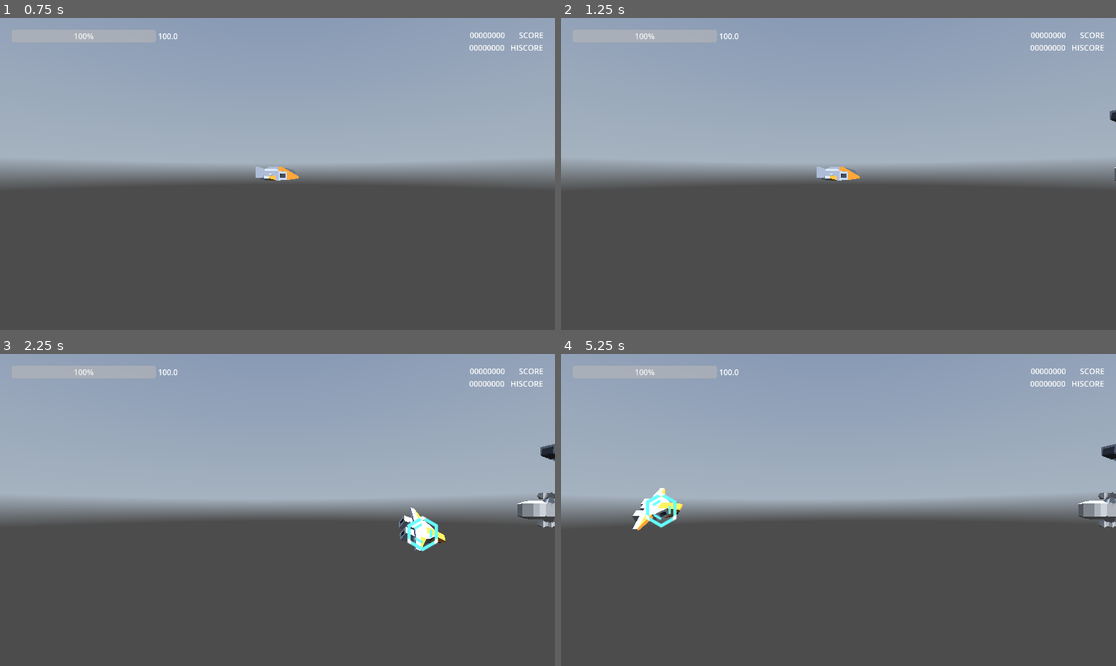
Above: before the commit, frames 1-4 (two rows, left to right).
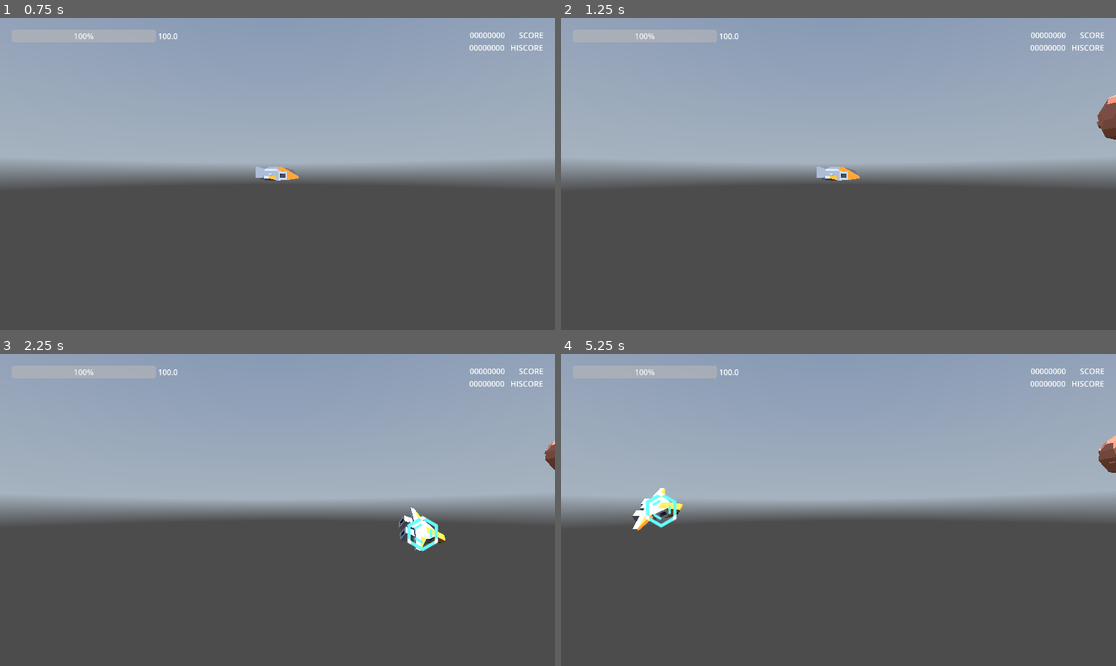
Above: after the commit, the same moments.

Repository: thomz2/smd-space-shooter
Game: Godot game, scene res://scenes/screens/main_menu.tscn
Same seed, same stepped clock (60 frames per second), same inputs: the game is played once before the commit and once after it. A sky picture missing from this copy of the repository is replaced by a grey-blue gradient.
Inputs (mouse positions are in pixels of both pictures, inside the frame that each line leads up to):
- Up to frame 1 (0.75 s): click "PLAY" at 0.5 s
- Up to frame 2 (1.25 s): no input
- Up to frame 3 (2.25 s): tap Enter at 1.25 s; move the mouse to (399, 494) at 1.27 s; hold Right (ui_right) 1.28-2.03 s; tap R at 1.35 s; move the mouse to (166, 525) at 2.02 s; hold Down (ui_down) from 2.03 s (still down); tap X (dodge) at 2.1 s
- Up to frame 4 (5.25 s): tap R at 2.3, 3.05, 3.6, 4.35 s; move the mouse to (894, 441) at 2.77 s; release Down (ui_down) at 2.78 s; hold Right (ui_right) 2.78-3.53 s; hold Z (shoot) 2.78-3.53 s; move the mouse to (810, 572) at 3.52 s; hold Up (ui_up) 3.53-4.28 s; move the mouse to (1005, 556) at 4.27 s; hold Left (ui_left) from 4.28 s (still down); move the mouse to (672, 463) at 5.02 s; tap X (dodge) at 5.1 s

Frame 1 is identical in both runs. In frame 2, 0.4% of the frame differs, in the area x 96-100%, y 24-53%; in frame 3, 0.6%; in frame 4, 0.7%, in the area x 93-100%, y 26-56%.

Commit message:
global wave counter

Diff:
--- a/scenes/enemies/spawner.gd
+++ b/scenes/enemies/spawner.gd
@@ -1,6 +1,6 @@
 extends Node3D
 
-@onready var current_level=0
+#@onready var current_level=0
 
 @onready var monsters = {
 	'asteroid':   preload("res://scenes/enemies/asteroid.tscn"),
@@ -25,33 +25,33 @@
 	_on_in_between_waves_timeout()
 
 
-func get_dificulty(level):
-	return ceil(level * 1.7) + 5
+func get_dificulty():
+	return ceil(GameManager.wave * 1.7) + 5
 
 
 func get_random_monster():
 	var possible_keys = []
 
-	if current_level < 10:
-		#possible_keys.append("asteroid")
+	if GameManager.wave < 5:
+		possible_keys.append("asteroid")
 
 		# DEBUG:
-		possible_keys.append("enemy_ship")
+		#possible_keys.append("enemy_ship")
 		#possible_keys.append("tank_ship")
 		#possible_keys.append("tiny_ship")
 
-	if current_level >= 2:
+	if GameManager.wave >= 2:
 		possible_keys.append("enemy_ship")
-	if current_level >= 4:
+	if GameManager.wave >= 4:
 		possible_keys.append("tank_ship")
-	if current_level >= 6:
+	if GameManager.wave >= 7:
 		possible_keys.append("tiny_ship")
 
 	return monsters[possible_keys.pick_random()]
 
 func spawn_enemies():
 	var can_spawn = true
-	var max_enemies_on_screen = get_dificulty(current_level)
+	var max_enemies_on_screen = get_dificulty()
 	while can_spawn:
 		if current_enemy_count < max_enemies_on_screen:
 			var monster : CombatCharacter3D = get_random_monster().instantiate()
@@ -77,6 +77,6 @@
 	spawn_enemies()
 
 func _on_in_between_waves_timeout():
-	print("Leaving level: ", current_level)
-	current_level += 1
-	update_level(current_level)
+	print("Leaving level: ", GameManager.wave)
+	GameManager.wave += 1
+	update_level(GameManager.wave)
--- a/scenes/map/test_infinity.tscn
+++ b/scenes/map/test_infinity.tscn
@@ -6,7 +6,6 @@
 [ext_resource type="Script" path="res://scripts/skybox_rotation.gd" id="2_psal4"]
 [ext_resource type="Script" path="res://scenes/enemies/spawner.gd" id="2_qjig3"]
 [ext_resource type="Script" path="res://scripts/camera_3d_shaker.gd" id="3_sai3f"]
-[ext_resource type="PackedScene" uid="uid://dh3lfo2dw4beo" path="res://scenes/enemies/bosses/boss_2.tscn" id="7_sdf0f"]
 
 [sub_resource type="WorldBoundaryShape3D" id="WorldBoundaryShape3D_0lhwo"]
 
@@ -117,6 +116,3 @@
 [node name="CollisionShape3D4" type="CollisionShape3D" parent="stage_limits"]
 transform = Transform3D(1, 0, 0, 0, -1, -8.74228e-08, 0, 8.74228e-08, -1, 0, 7, 0)
 shape = SubResource("WorldBoundaryShape3D_ggmvq")
-
-[node name="Boss2" parent="." instance=ExtResource("7_sdf0f")]
-transform = Transform3D(1, 0, 0, 0, 1, 0, 0, 0, 1, 0, 0, -14)
--- a/scenes/screens/main_menu.gd
+++ b/scenes/screens/main_menu.gd
@@ -30,5 +30,6 @@
 
 
 func _on_btn_play_pressed() -> void:
-	## Change to game scene; TODO swap this for something else later.
+	## Change to game scene;
 	get_tree().change_scene_to_file("res://scenes/map/test_infinity.tscn")
+	GameManager.wave = 0 ## TODO: set the starting wave to be the selected one in a menu
--- a/scripts/singleton/game_manager.gd
+++ b/scripts/singleton/game_manager.gd
@@ -3,6 +3,10 @@
 
 ## The highest point score saved this game session. Not saved to disk.
 var high_score : int = 0
+
+## Current wave in the stage. Advances by 1 every time an enemy dies.
+var wave : int = 0
+
 
 ## The player's point score gained throughout the run.
 var score : int = 0 :
@@ -26,6 +30,7 @@
 
 func reset_level() -> void:
 	score = 0
+	wave = 0
 	get_tree().reload_current_scene()
 
 
Not shown: 1 places in scenes/map/test_infinity.tscn that only renumber resources
